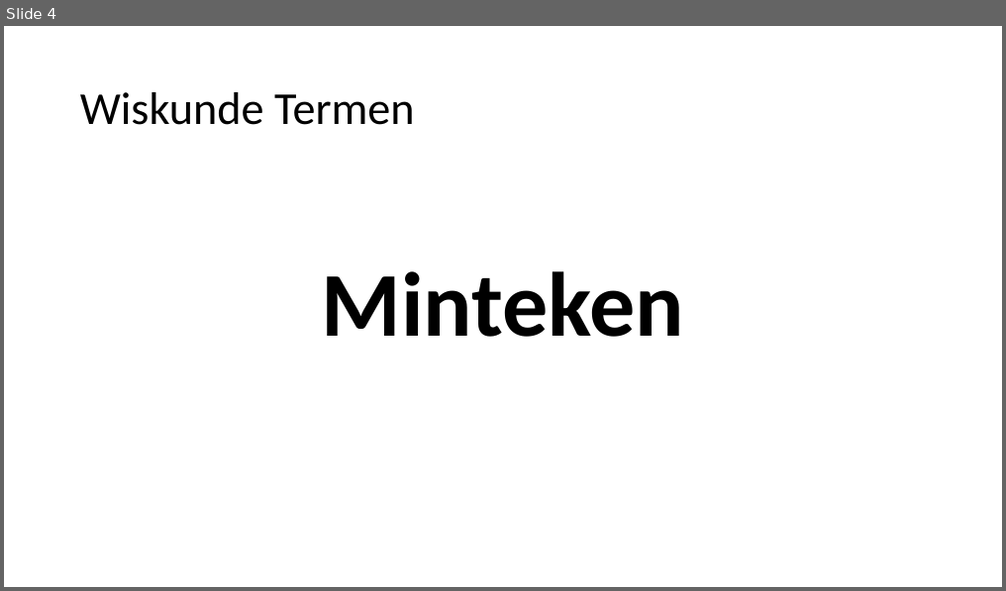
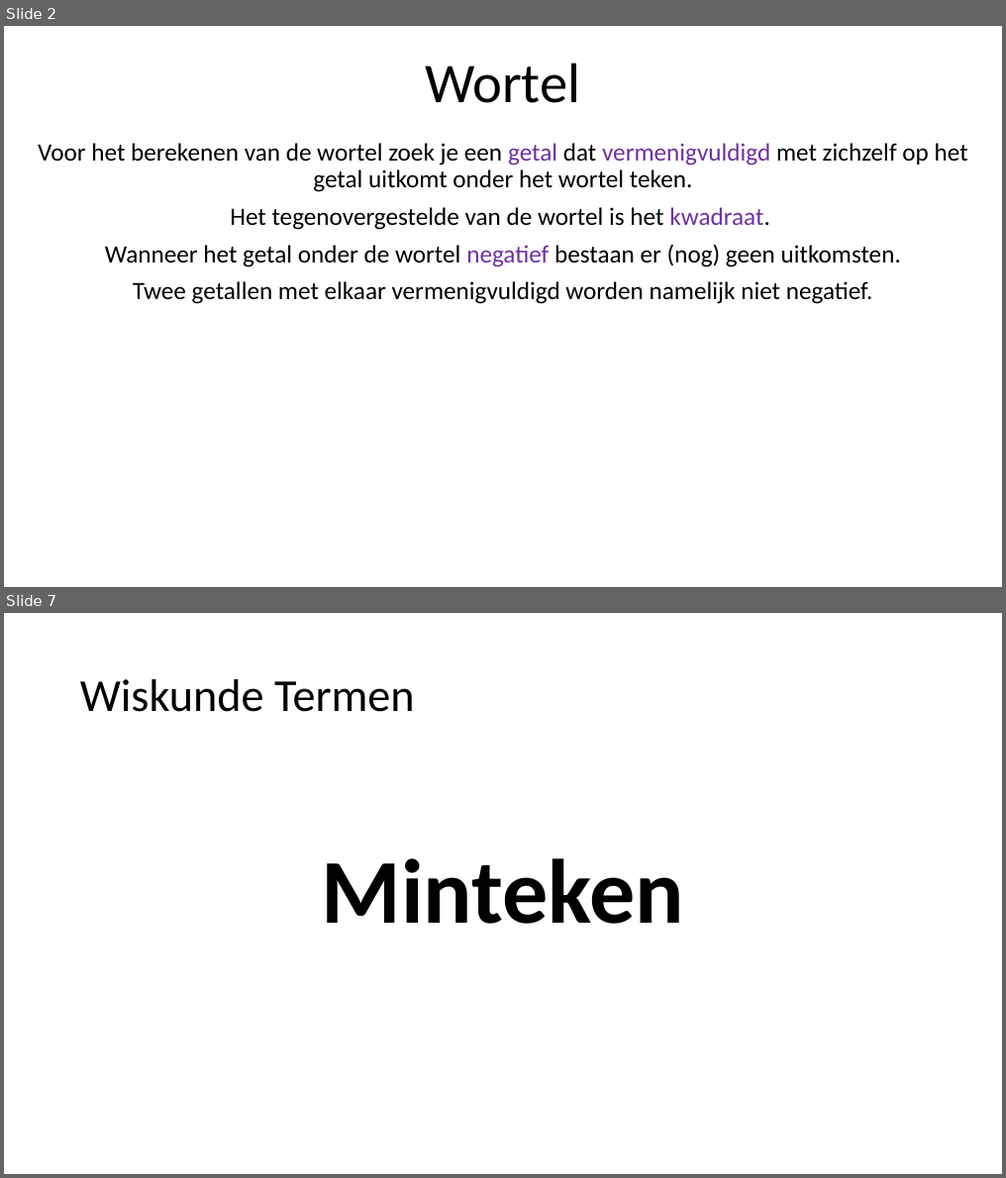
Before and after one commit to heinvinkel/wiskundetermen, a slide deck: getallen en variabelen/AAAAGetallen en variabelen.pptx. Shown one above the other, each under a label of ours: slide 4 before the commit, slides 2 and 7 after it; the slides between them are not shown. The pictures are 1006x591 and 1006x1178 pixels, drawn with LibreOffice and Linux fonts; fonts in the diff are those of the drawing. Boxes give left, top, right and bottom in pixels: in the first picture for what was removed or moved away, otherwise in the second. Text is boxed around its words. In the diff, an @@ line names an element or a change of style, - is before the commit and + after.

```diff
--- a/getallen en variabelen/AAAAGetallen en variabelen.pptx
+++ b/getallen en variabelen/AAAAGetallen en variabelen.pptx
@@ slide 2 added at bbox=[4, 26, 1002, 587], background #FFFFFF @@
@@ title added at bbox=[425, 63, 580, 103], 54 pt, text #000000 @@
+Wortel
@@ subtitle added at bbox=[38, 143, 968, 304], 24 pt, text #000000 @@
+Voor het berekenen van de wortel zoek je een getal dat vermenigvuldigd met zichzelf op het getal uitkomt onder het wortel teken.
+Het tegenovergestelde van de wortel is het kwadraat.
+Wanneer het getal onder de wortel negatief bestaan er (nog) geen uitkomsten.
+Twee getallen met elkaar vermenigvuldigd worden namelijk niet negatief.
@@ what was slide 4 is now slide 7 @@
```
Also in this commit, not shown: 1 slide changed, 4 other slides added, 2 slides removed, 4 other files.
